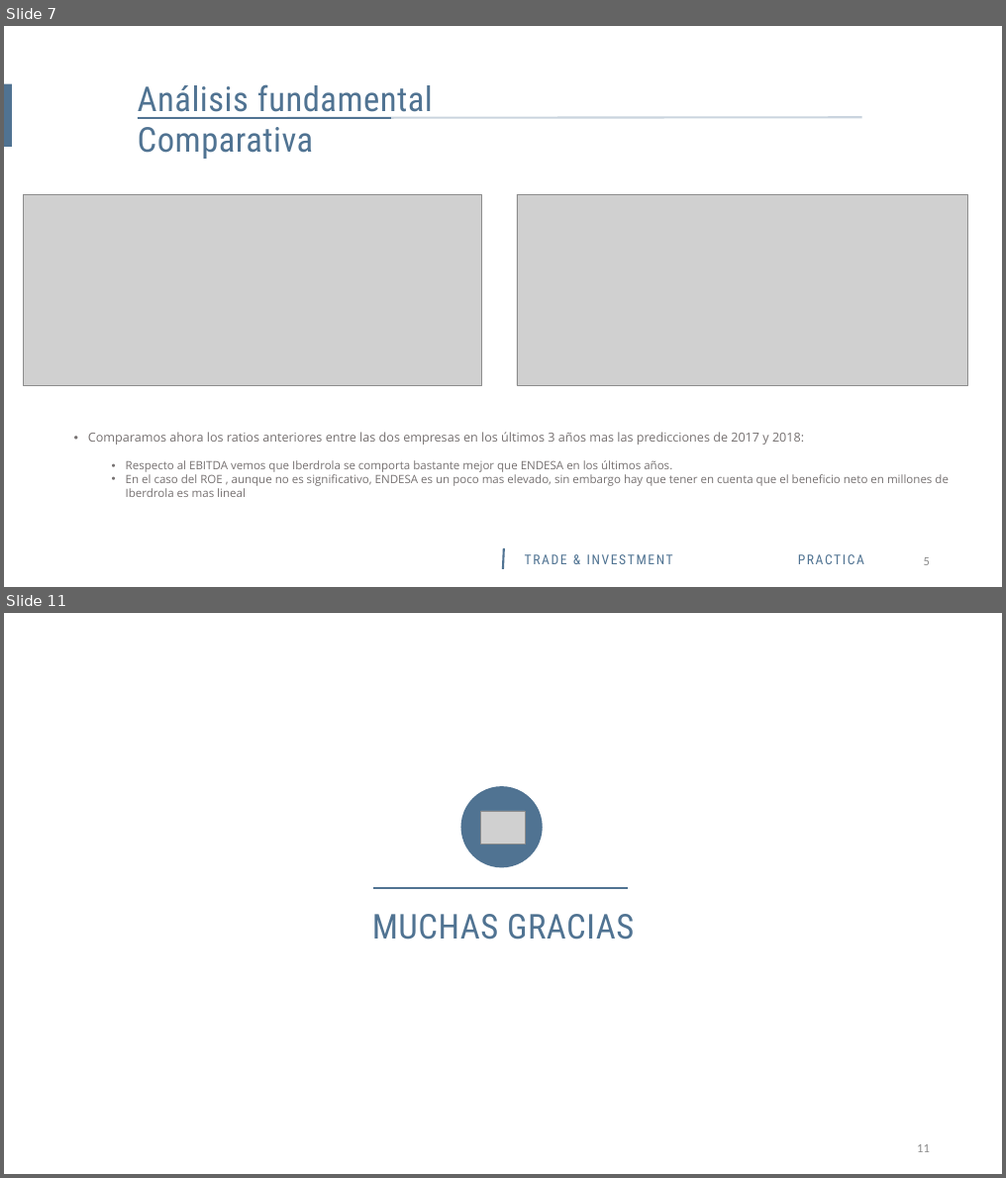
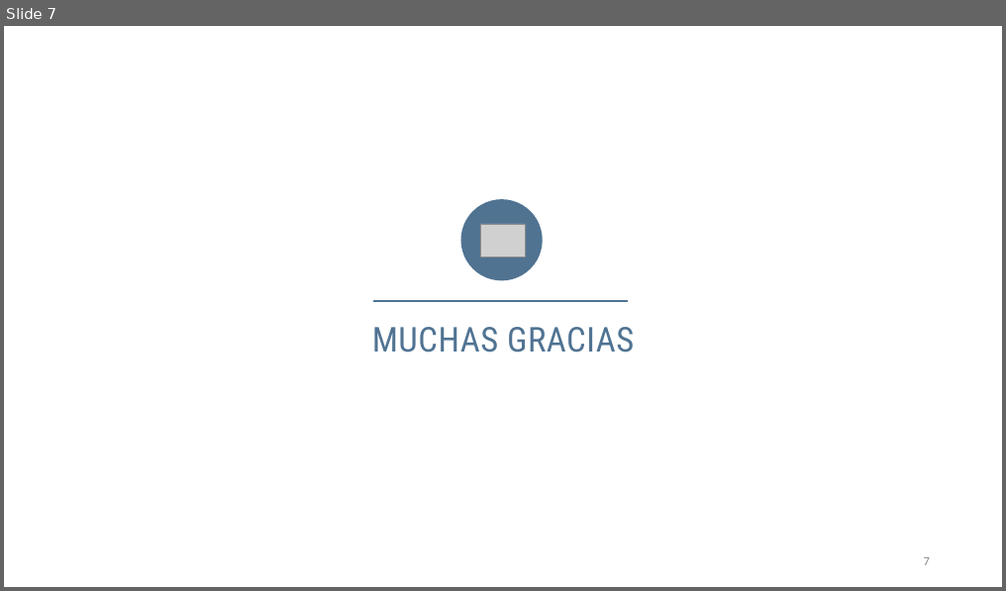
Before and after one commit to amarino5/Master-BigData-CIFF-2016, a slide deck: Algoritmic Trading/Algoritmic Trading Práctica.pptx. Shown one above the other, each under a label of ours: slides 7 and 11 before the commit, slide 7 after it; the slides between them are not shown. The pictures are 1006x1178 and 1006x591 pixels, drawn with LibreOffice and Linux fonts; fonts in the diff are those of the drawing; grey boxes stand for pictures. Boxes give left, top, right and bottom in pixels: in the first picture for what was removed or moved away, otherwise in the second. Text is boxed around its words. In the diff, an @@ line names an element or a change of style, - is before the commit and + after.

```diff
--- a/Algoritmic Trading/Algoritmic Trading Práctica.pptx
+++ b/Algoritmic Trading/Algoritmic Trading Práctica.pptx
@@ slide 7 removed at <box>4,26,1002,587</box>, background #FFFFFF @@
@@ rectangle removed at <box>4,84,12,147</box> @@
@@ text removed at <box>138,84,433,159</box> @@
-Análisis fundamental
-Comparativa
@@ line removed from (138, 118) to (862, 117) @@
@@ line removed from (138, 118) to (391, 118) @@
@@ picture removed at <box>23,194,481,385</box> @@
@@ picture removed at <box>517,194,967,385</box> @@
@@ text removed at <box>88,432,948,497</box> @@
-• Comparamos ahora los ratios anteriores entre las dos empresas en los últimos 3 años mas las predicciones de 2017 y 2018:
-  • Respecto al EBITDA vemos que Iberdrola se comporta bastante mejor que ENDESA en los últimos años.
-  • En el caso del ROE , aunque no es significativo, ENDESA es un poco mas elevado, sin embargo hay que tener en cuenta que el beneficio neto en millones de Iberdrola es mas lineal
@@ line removed from (503, 570) to (504, 549) @@
@@ text removed at <box>525,555,673,565</box> @@
-TRADE & INVESTMENT
@@ text removed at <box>798,555,864,565</box> @@
-PRACTICA
@@ text removed at <box>924,558,930,566</box> @@
-5
@@ what was slide 11 is now slide 7 @@
@@ page number at <box>924,558,930,566</box>: text changed @@
-11
+7
```
Also in this commit, not shown: 2 slides changed, 2 slides added, 5 other slides removed, 1 other file.
